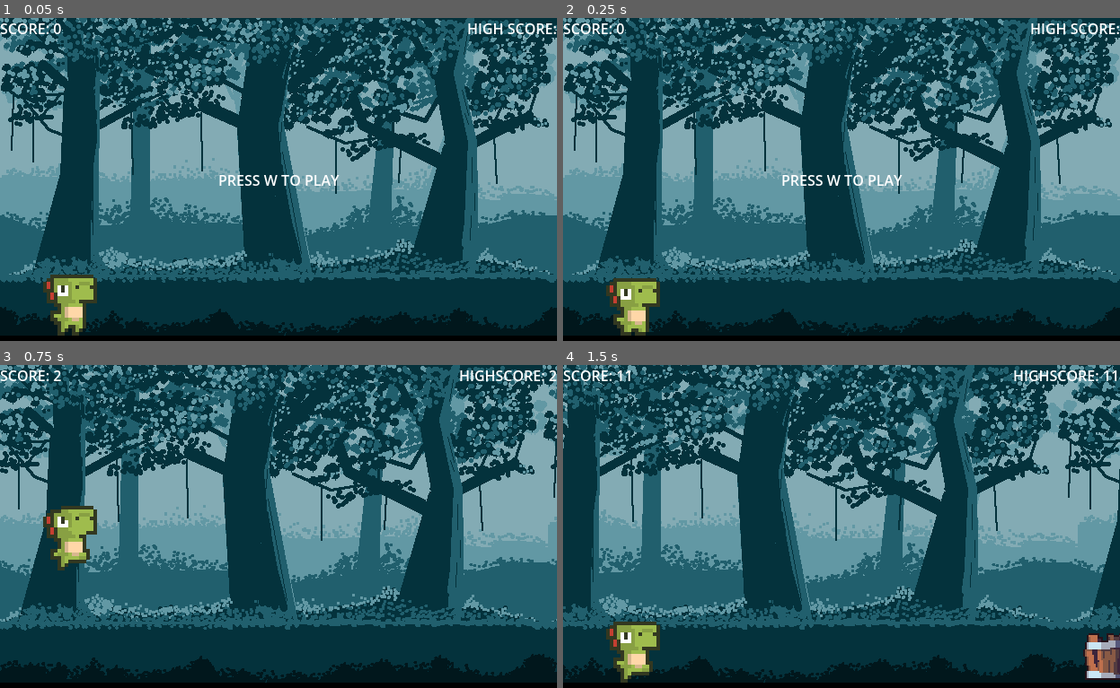
Above: before the commit, frames 1-4 (two rows, left to right).
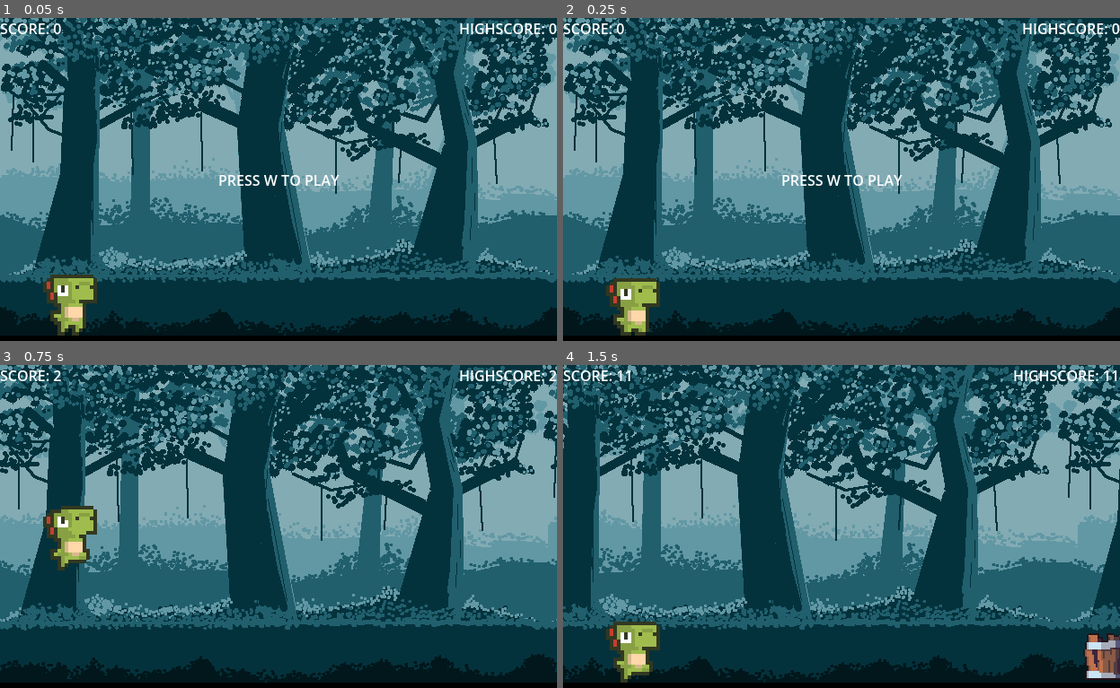
Above: after the commit, the same moments.

Repository: Saittem/SideScroller-Godot
Game: Godot game, scene res://scenes/game.tscn
The game is run twice, just before and just after one commit, with the same random seed, the same clock (stepped at 60 frames per second) and the same inputs.
Inputs:
- Up to frame 1 (0.05 s): no input
- Up to frame 2 (0.25 s): no input
- Up to frame 3 (0.75 s): tap W at 0.5 s; hold W from 0.53 s (still down)
- Up to frame 4 (1.5 s): keep holding W

The runs differ from the first frame. In frame 1, 0.4% of the frame differs, in the area x 82-100%, y 1-5%; in frame 2, 0.4%; in frame 3, nothing differs; in frame 4, nothing differs.
Error after the commit: Attempt to call function 'get_as_text' in base 'null instance' on a null instance. (res://scripts/game.gd:92)

Commit message:
High score is now saved
High score is saved to users appdata in folder "Godot"

Diff:
--- a/sidescroller/scripts/game.gd
+++ b/sidescroller/scripts/game.gd
@@ -33,7 +33,9 @@
 
 func new_game():
 	score = 0
-	show_score()
+	load_high_score_from_save()
+	$HUD.get_node("HighScoreLabel").text = "HIGHSCORE: " + str(high_score)
+	set_score()
 	get_tree().paused = false
 	speed = 0
 	difficulty = 0
@@ -57,8 +59,8 @@
 		score += speed
 
 		adjust_difficulty()
-		show_score()
-		show_high_score()
+		set_score()
+		set_high_score()
 		generate_obstacles()
 
 		for obs in obstacles:
@@ -75,13 +77,19 @@
 			game_running = true
 			$HUD.get_node("PlayPrompt").hide()
 
-func show_score():
+func set_score():
 	$HUD.get_node("ScoreLabel").text = "SCORE: " + str(int(score / SCORE_MODIFIER))
 
-func show_high_score():
+func set_high_score():
 	if (score / SCORE_MODIFIER) > high_score:
 		high_score = score / SCORE_MODIFIER
+		var file = FileAccess.open("user://sidescroller_high_score.txt", FileAccess.WRITE)
+		file.store_string(str(high_score))
 		$HUD.get_node("HighScoreLabel").text = "HIGHSCORE: " + str(high_score)
+
+func load_high_score_from_save():
+	var file = FileAccess.open("user://sidescroller_high_score.txt", FileAccess.READ)
+	high_score = file.get_as_text().to_int()
 
 func remove_obs(obs):
 	obs.queue_free()
